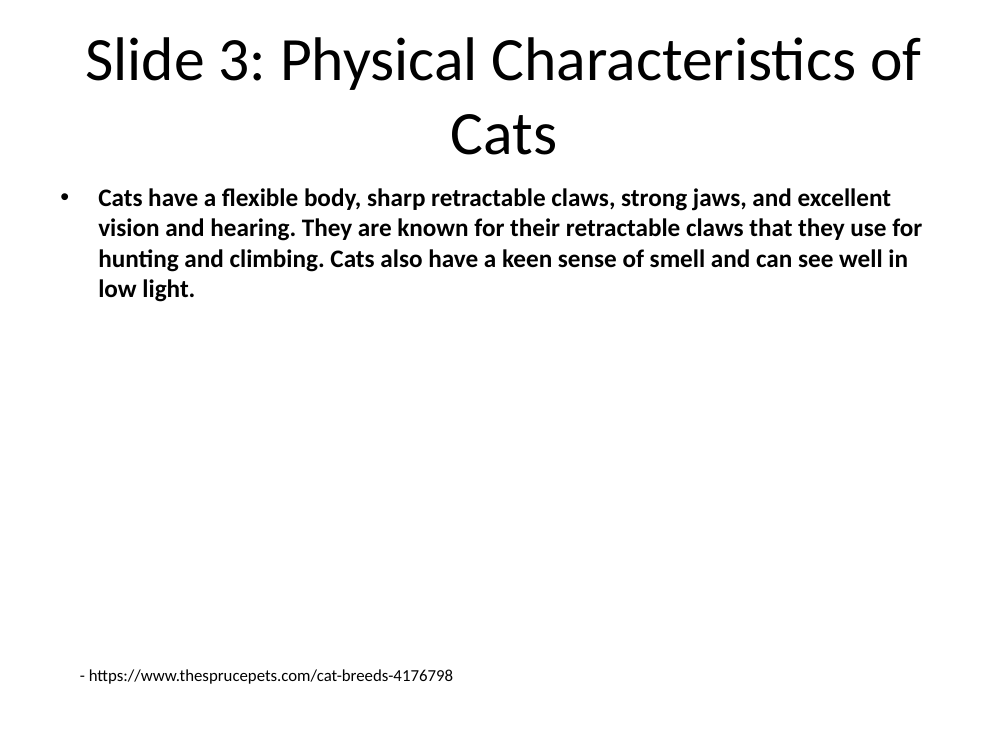
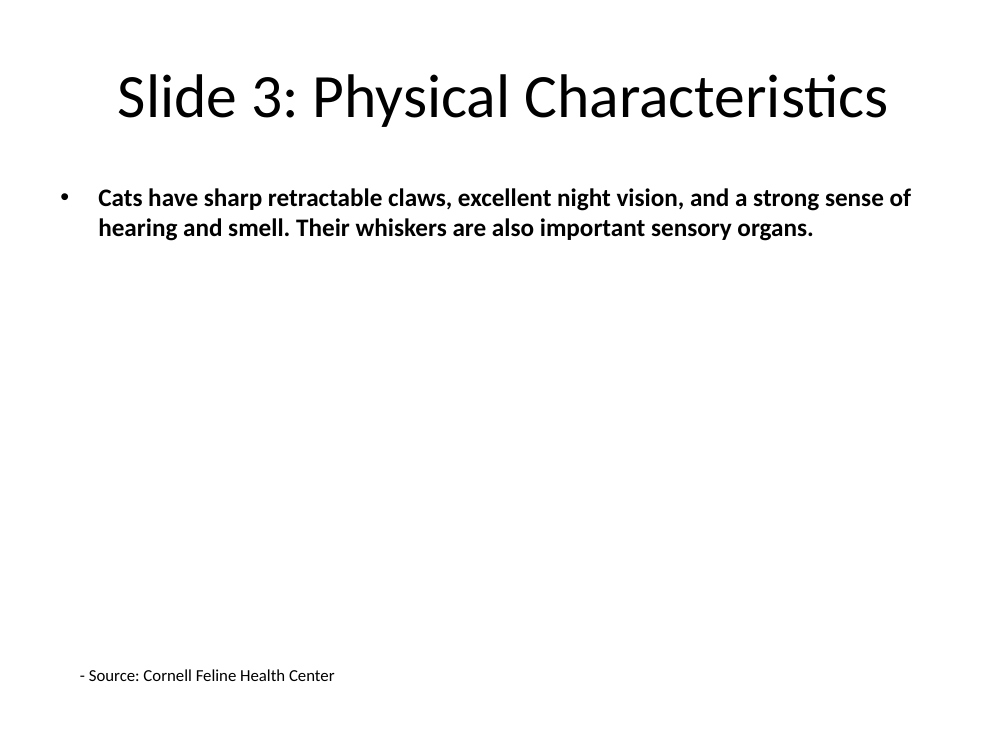
Before and after one commit to infrasvc-magang/test, a slide deck: slide 4 of backend/project/PPTX/Cat_presentation.pptx. Drawn at 1008x756 pixels with LibreOffice and Linux fonts; fonts in the diff are those of the drawing. Boxes give left, top, right and bottom in pixels: in the first picture for what was removed or moved away, otherwise in the second. Text is boxed around its words. In the diff, an @@ line names an element or a change of style, - is before the commit and + after.

```diff
--- a/backend/project/PPTX/Cat_presentation.pptx
+++ b/backend/project/PPTX/Cat_presentation.pptx
@@ title at box(118, 74, 888, 127): text changed @@
-Slide 3: Physical Characteristics of Cats
+Slide 3: Physical Characteristics
@@ text at box(98, 188, 911, 241): text changed @@
-• Cats have a flexible body, sharp retractable claws, strong jaws, and excellent vision and hearing. They are known for their retractable claws that they use for hunting and climbing. Cats also have a keen sense of smell and can see well in low light.
+• Cats have sharp retractable claws, excellent night vision, and a strong sense of hearing and smell. Their whiskers are also important sensory organs.
@@ text at box(89, 669, 335, 681): text changed @@
-- https://www.thesprucepets.com/cat-breeds-4176798
+- Source: Cornell Feline Health Center
```
Also in this commit, not shown: 8 other slides changed, 1 slide added, 1 slide removed, 4 other files.
